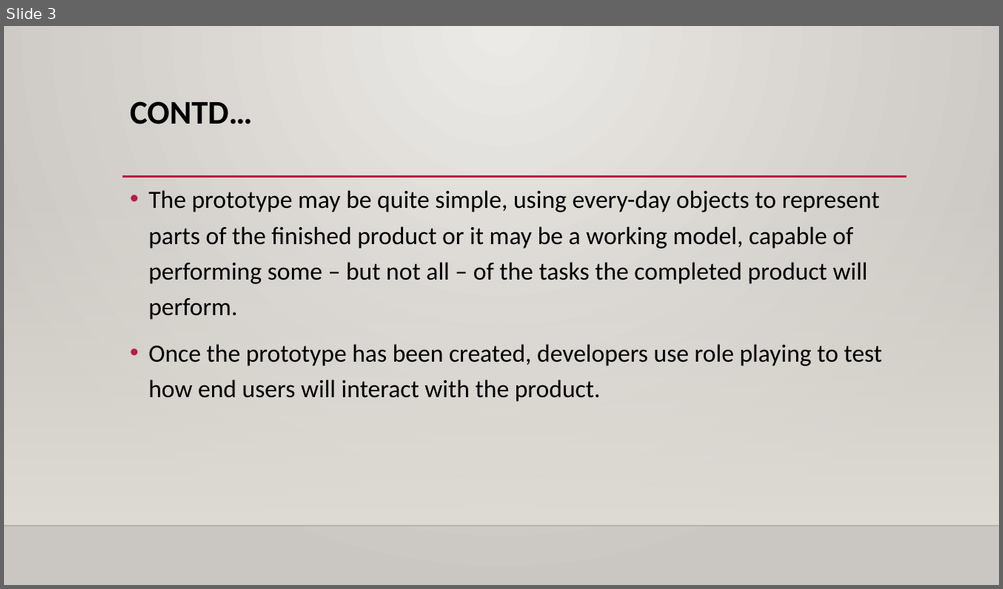
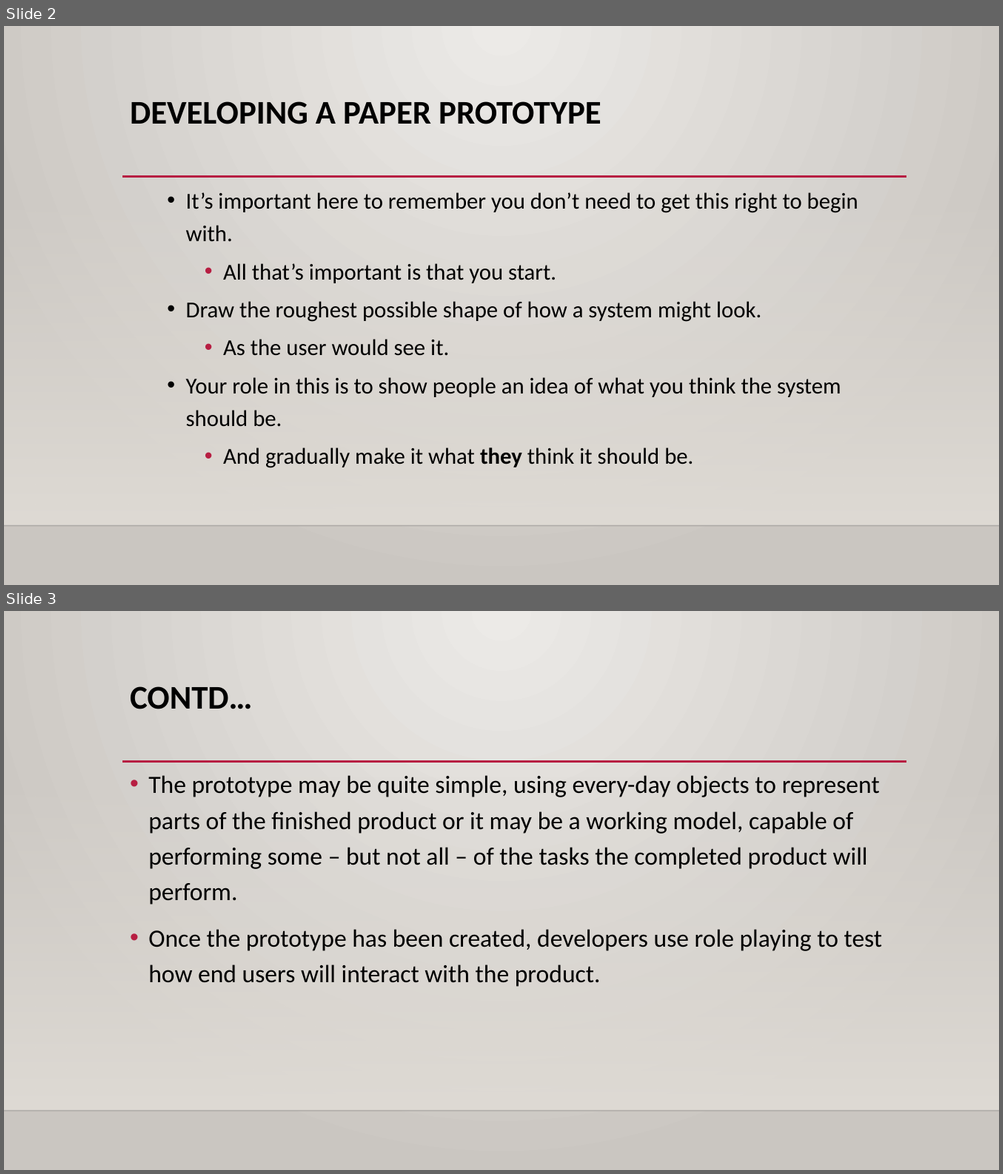
Before and after one commit to binamrathapa/DDOOCP_25A, a slide deck: Note/Prototype.pptx. Shown one above the other, each under a label of ours: slide 3 before the commit, slides 2 and 3 after it. The pictures are 1003x589 and 1003x1174 pixels, drawn with LibreOffice and Linux fonts; fonts in the diff are those of the drawing; background and template pictures are left out. Boxes give left, top, right and bottom in pixels: in the first picture for what was removed or moved away, otherwise in the second. Text is boxed around its words. In the diff, an @@ line names an element or a change of style, - is before the commit and + after.

Commit message:
add paper prototype

```diff
--- a/Note/Prototype.pptx
+++ b/Note/Prototype.pptx
@@ slide 2 added at [4,26,999,585], background gradient #ECEAE7 to #CAC7C1; not listed: 3 template elements that a slide beside it also shows @@
@@ title added at [130,101,601,124], 32 pt, text #000000, bold @@
+DEVELOPING A PAPER PROTOTYPE
@@ text added at [186,192,858,469], 22 pt, text #000000 @@
+  • It’s important here to remember you don’t need to get this right to begin with.
+    • All that’s important is that you start.
+  • Draw the roughest possible shape of how a system might look.
+    • As the user would see it.
+  • Your role in this is to show people an idea of what you think the system should be.
+    • And gradually make it what they think it should be.
```
Also in this commit, not shown: 2 slides changed, 6 other slides added, 8 slides removed.
